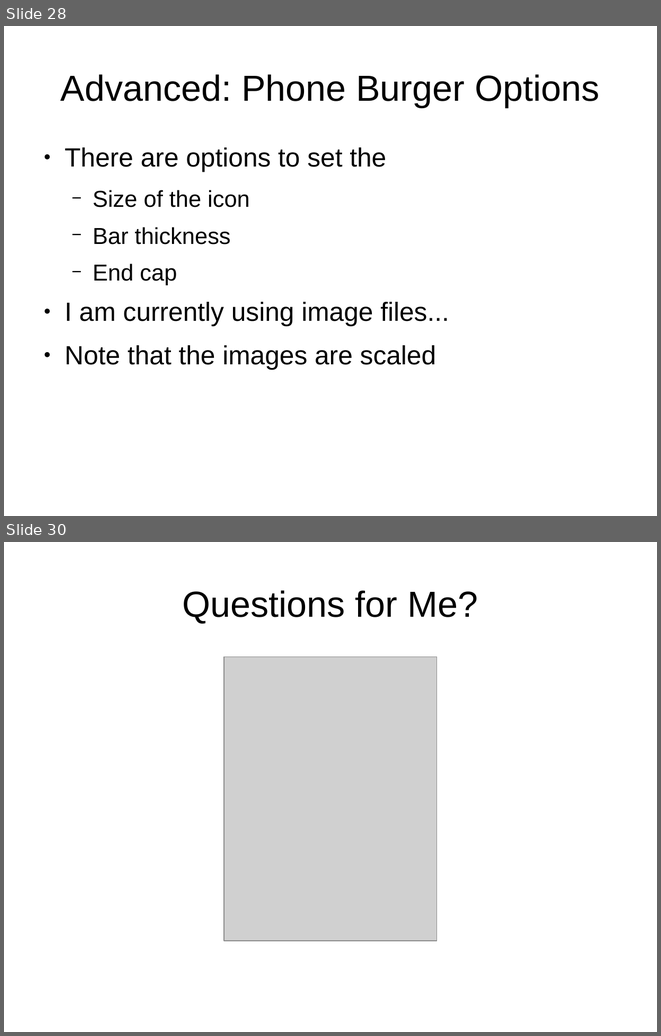
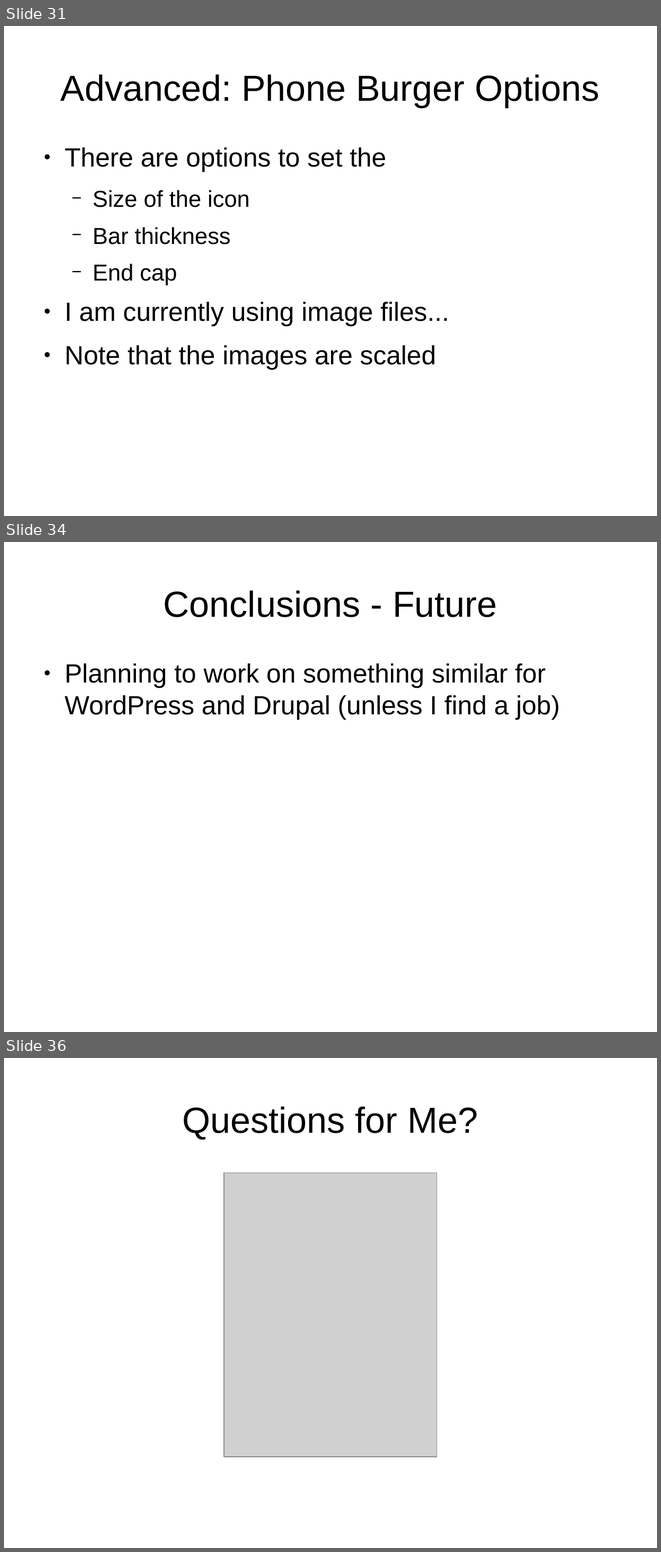
Before and after one commit to tomwhartung/jmws_accoutrements, a slide deck: presentations/2015_09-Joomla/Device_Detection-In_Protostar_and_Beez3.odp. Shown one above the other, each under a label of ours: slides 28 and 30 before the commit, slides 31, 34 and 36 after it; the slides between them are not shown. The pictures are 661x1036 and 661x1552 pixels, drawn with LibreOffice and Linux fonts; fonts in the diff are those of the drawing; grey boxes stand for pictures. Boxes give left, top, right and bottom in pixels: in the first picture for what was removed or moved away, otherwise in the second. Text is boxed around its words. In the diff, an @@ line names an element or a change of style, - is before the commit and + after.

```diff
--- a/presentations/2015_09-Joomla/Device_Detection-In_Protostar_and_Beez3.odp
+++ b/presentations/2015_09-Joomla/Device_Detection-In_Protostar_and_Beez3.odp
@@ slide 34 added at [4, 542, 657, 1032], background #FFFFFF @@
@@ title added at [164, 590, 497, 617], 44 pt, text #000000 @@
+Conclusions - Future
@@ text added at [64, 663, 560, 720], 32 pt, text #000000 @@
+● Planning to work on something similar for WordPress and Drupal (unless I find a job)
@@ what was slide 28 is now slide 31 @@
@@ what was slide 30 is now slide 36 @@
```
Also in this commit, not shown: 1 slide changed, 5 other slides added, 1 other file.
